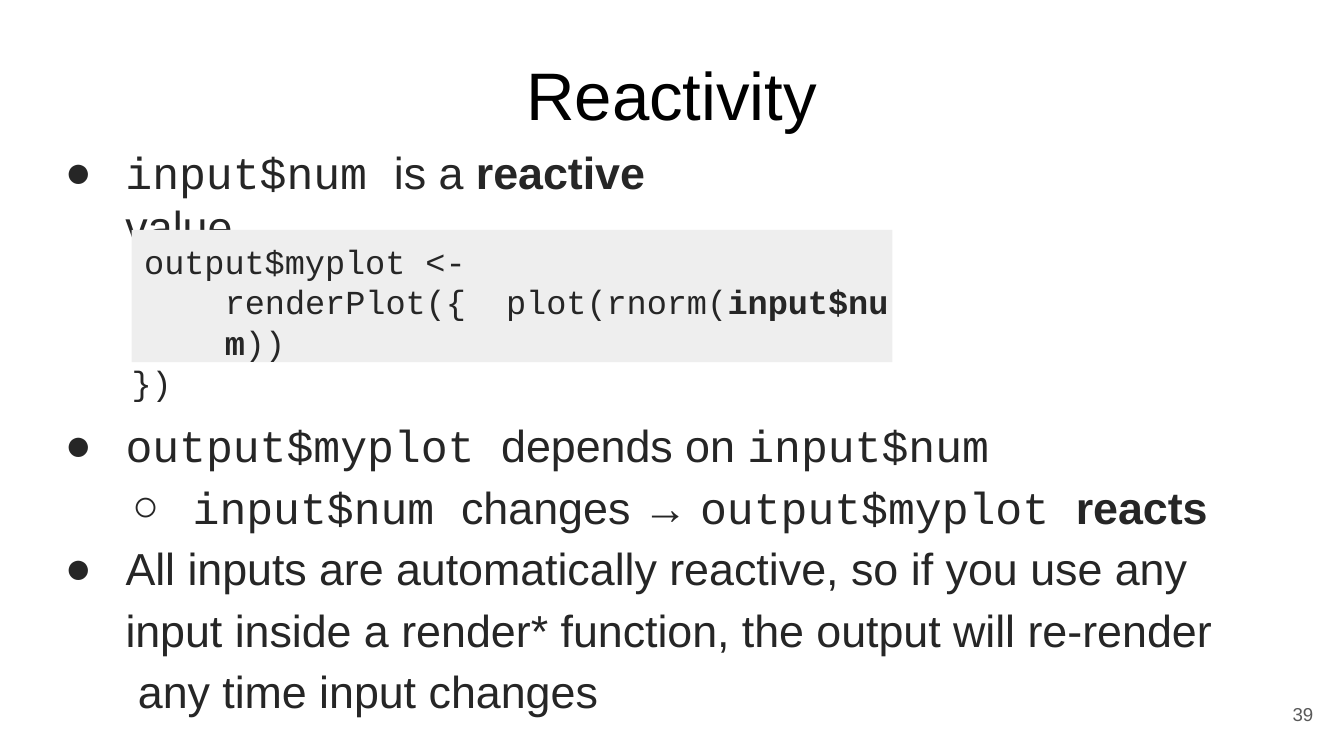
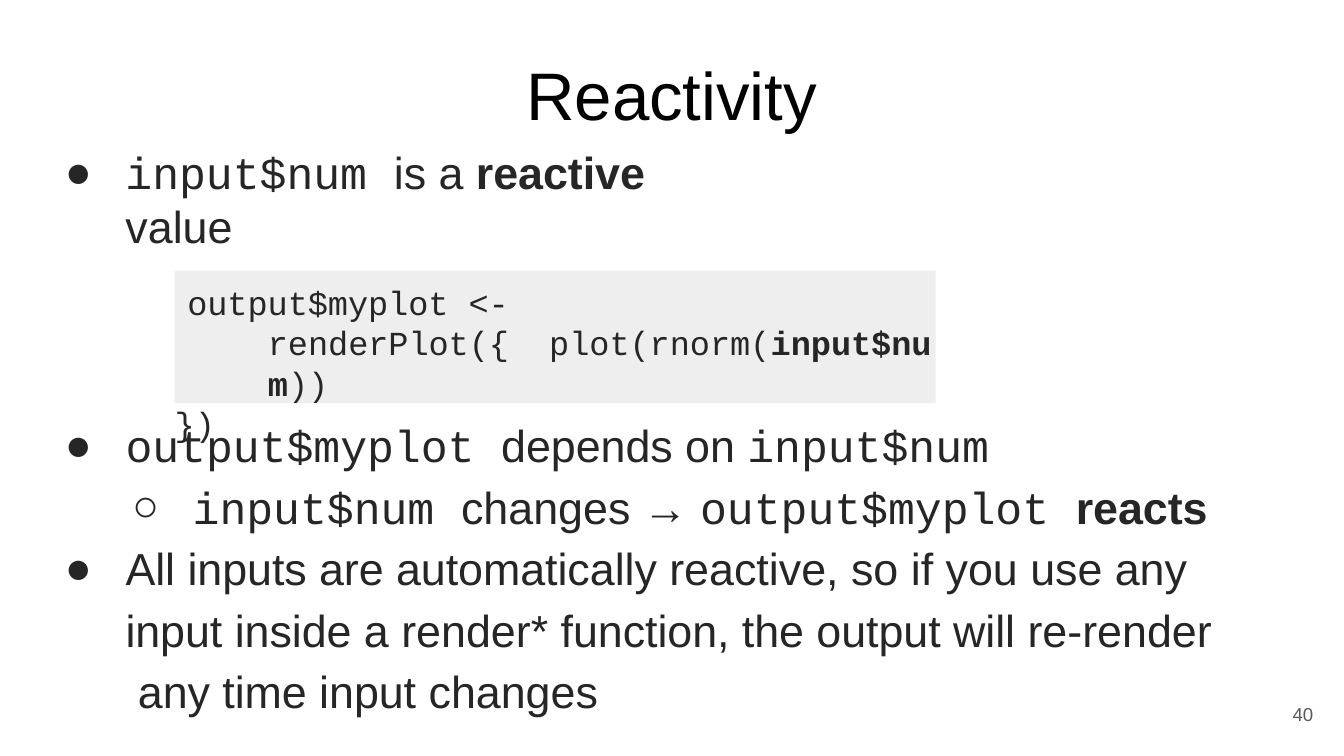
Before and after one commit to WHOIGit/Rshinypresentation, a slide deck: slide 40 of shinyRpresentation.odp (slide 39 before the commit). Drawn at 1344x756 pixels with LibreOffice and Linux fonts; fonts in the diff are those of the drawing. Boxes give left, top, right and bottom in pixels: in the first picture for what was removed or moved away, otherwise in the second. Text is boxed around its words. In the diff, an @@ line names an element or a change of style, - is before the commit and + after.

```diff
--- a/shinyRpresentation.odp
+++ b/shinyRpresentation.odp
@@ rectangle "output$myplot <- renderPlot({ plot(rnorm(input$num))": place and size @@
-rectangle "output$myplot <- renderPlot({ plot(rnorm(input$num))" at (132,230,892,362)
+rectangle "output$myplot <- renderPlot({ plot(rnorm(input$num))" at (175,271,935,403)
@@ page number at (1293,708,1314,721): text changed @@
-39
+40
```
Also in this commit, not shown: 1 other slide changed, 1 slide added, 3 other files.
